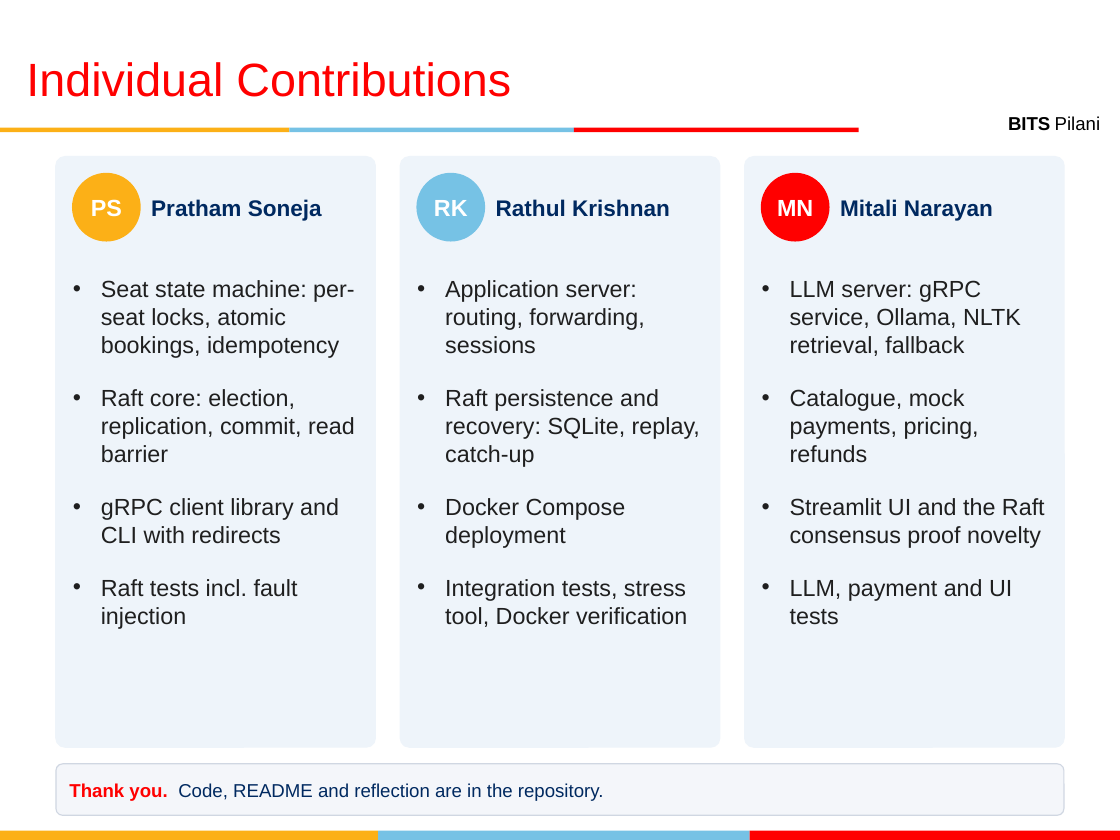
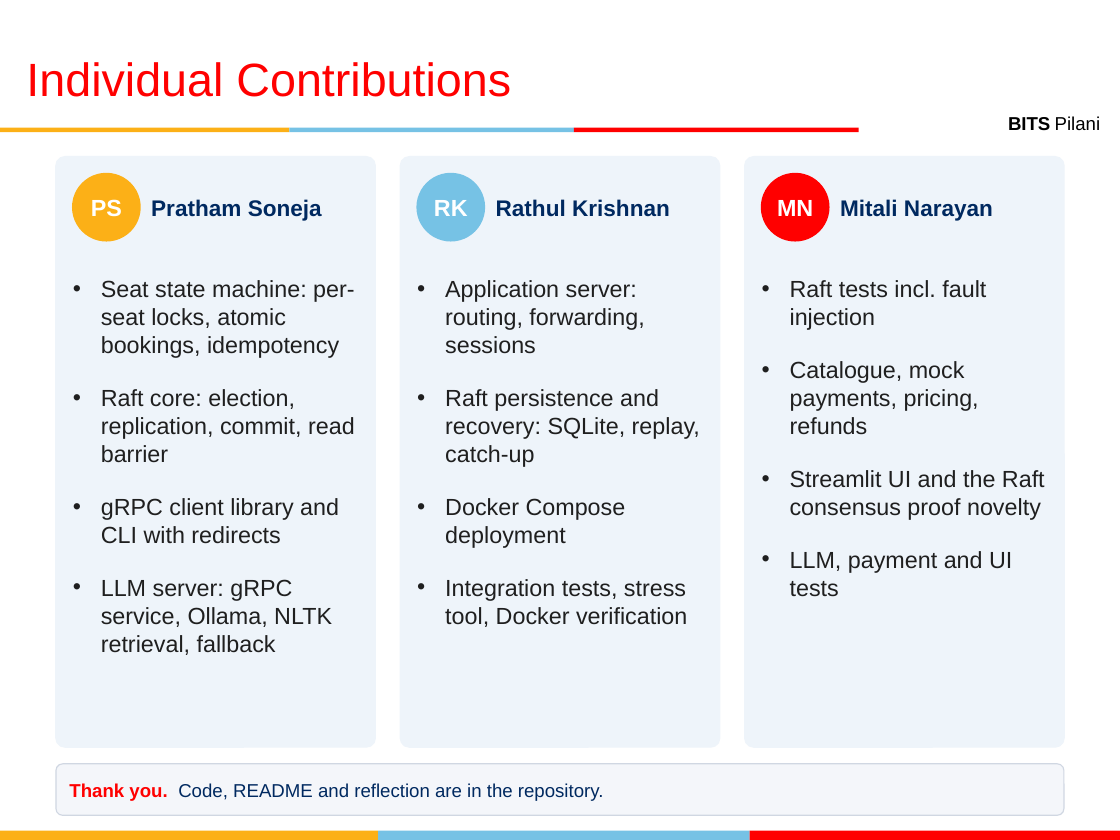
Before and after one commit to PrathamSoneja/ticket-booking-system, a slide deck: slide 11 of docs/AOS_Project_Presentation.pptx. Drawn at 1120x840 pixels with LibreOffice and Linux fonts; fonts in the diff are those of the drawing; background and template pictures are left out. Boxes give left, top, right and bottom in pixels: in the first picture for what was removed or moved away, otherwise in the second. Text is boxed around its words. In the diff, an @@ line names an element or a change of style, - is before the commit and + after.

```diff
--- a/docs/AOS_Project_Presentation.pptx
+++ b/docs/AOS_Project_Presentation.pptx
@@ text at box(790, 280, 986, 330): text changed @@
-• LLM server: gRPC service, Ollama, NLTK retrieval, fallback
+• Raft tests incl. fault injection
@@ text at box(101, 579, 332, 655): text changed @@
-• Raft tests incl. fault injection
+• LLM server: gRPC service, Ollama, NLTK retrieval, fallback
```
Also in this commit, not shown: 3 other files.
